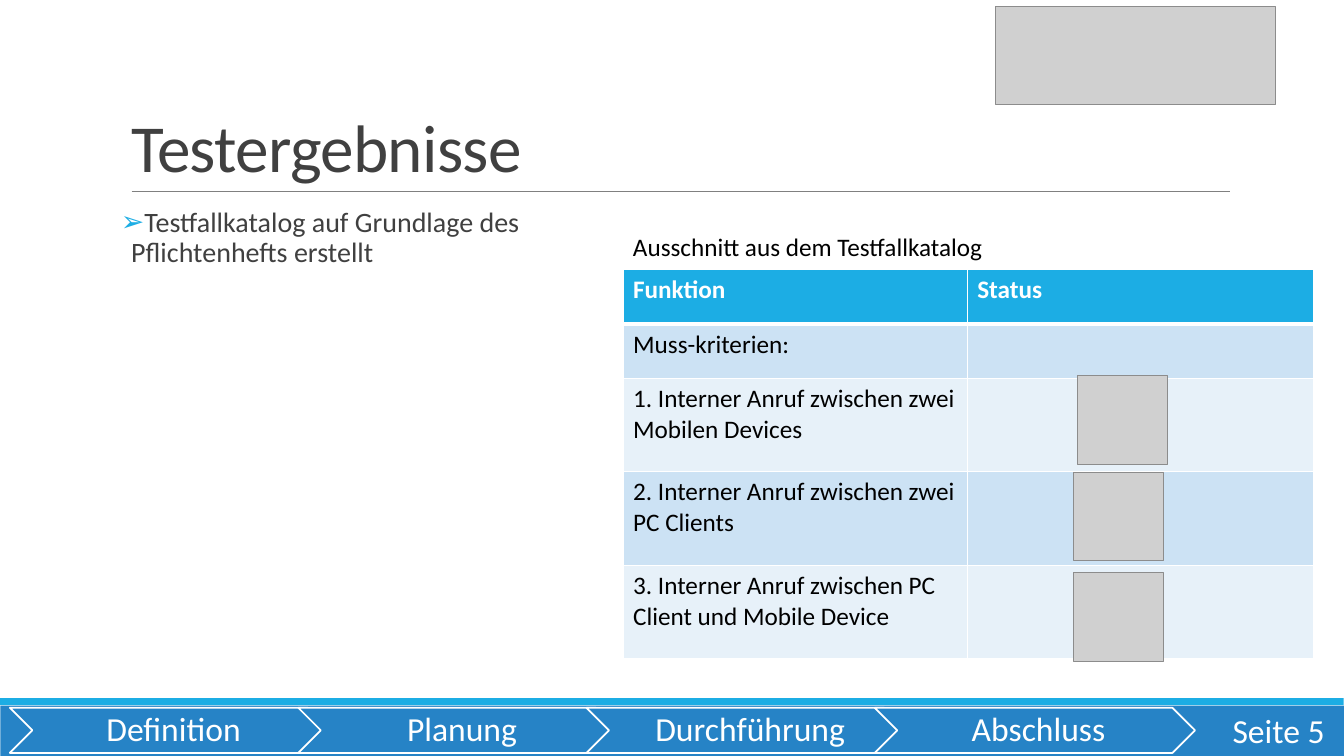
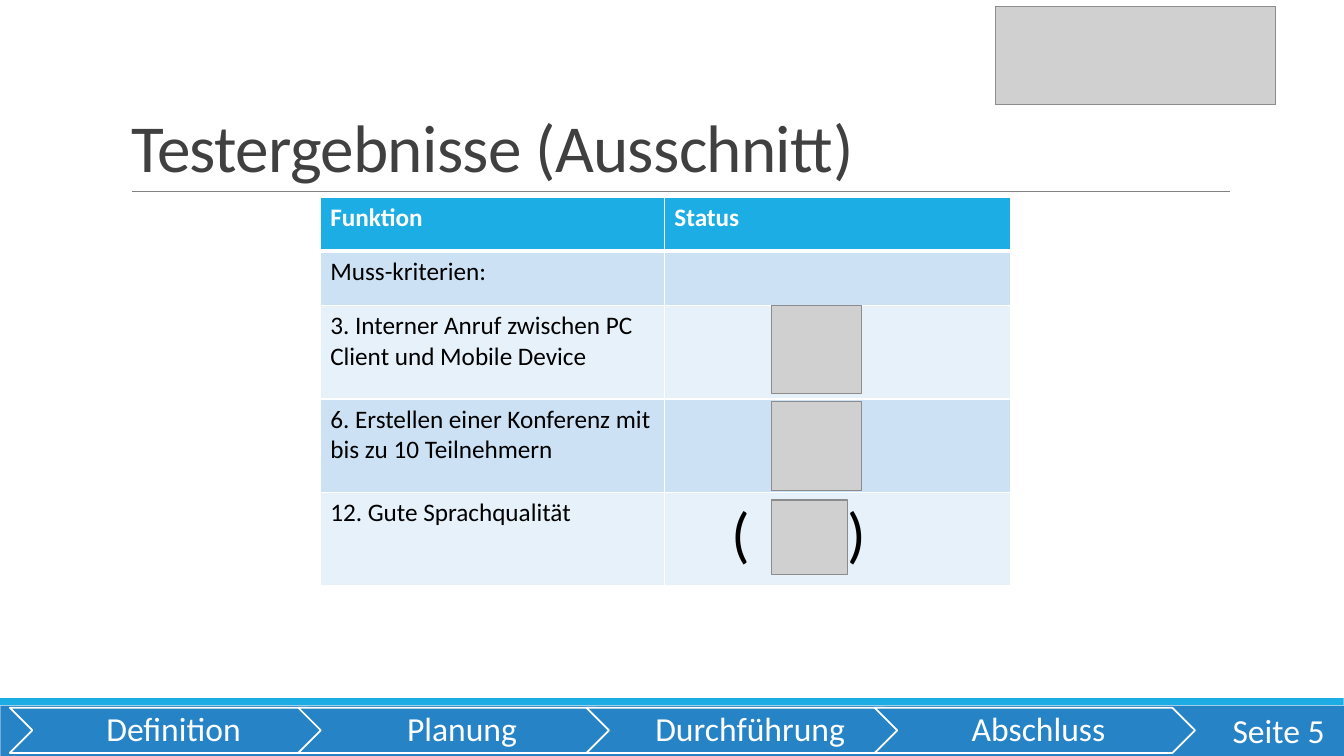
Before and after one commit to OberstufenprojektVOIP/OSP_VOIP, a slide deck: slide 5 of Pr-sentation/Präsi Tim Abschluss.pptx. Drawn at 1344x756 pixels with LibreOffice and Linux fonts; fonts in the diff are those of the drawing; grey boxes stand for pictures. Boxes give left, top, right and bottom in pixels: in the first picture for what was removed or moved away, otherwise in the second. Text is boxed around its words. In the diff, an @@ line names an element or a change of style, - is before the commit and + after.

```diff
--- a/Pr-sentation/Präsi Tim Abschluss.pptx
+++ b/Pr-sentation/Präsi Tim Abschluss.pptx
@@ title at box(131, 123, 854, 184): text changed @@
-Testergebnisse
+Testergebnisse (Ausschnitt)
@@ table at box(321, 198, 1010, 587) @@
-row 3: 1. Interner Anruf zwischen zwei Mobilen Devices | 
-row 4: 2. Interner Anruf zwischen zwei PC Clients | 
+row 4: 6. Erstellen einer Konferenz mit bis zu 10 Teilnehmern | 
+row 5: 12. Gute Sprachqualität | ( )
@@ table: place and size @@
-table at box(623, 270, 1313, 659)
+table at box(321, 198, 1010, 587)
@@ text removed at box(131, 212, 520, 262) @@
-➢ Testfallkatalog auf Grundlage des Pflichtenhefts erstellt
@@ text removed at box(633, 238, 982, 261) @@
-Ausschnitt aus dem Testfallkatalog
@@ picture: place and size @@
-picture at box(1078, 376, 1168, 465)
+picture at box(771, 306, 861, 394)
@@ picture: place and size @@
-picture at box(1074, 472, 1164, 561)
+picture at box(771, 402, 861, 491)
@@ picture: place and size @@
-picture at box(1074, 573, 1164, 661)
+picture at box(771, 500, 847, 575)
```
Also in this commit, not shown: 7 other slides changed.
